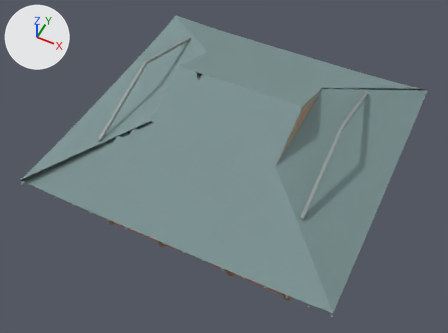
One commit to the glTF model production/zhenguo_wanfo/mvp_v003/full/WANFO_FULL_V003.glb: the scene before it, then after it.
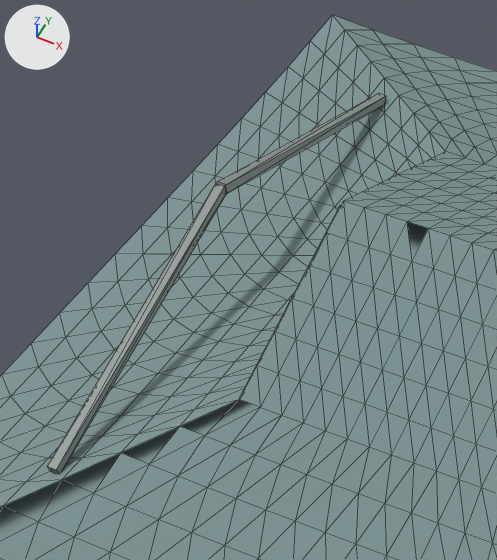
The first picture shows the older version from a 50 mm lens placed at (10398.0, -22522.0, 30272.0), pointed at (-271.0, -1183.0, 3597.0). The close-ups show the older and then the newer version on the part from 19% to 49% of the width and 3% to 50% of the height of that picture. Only the edits that show in the close-ups are written down. The lights are fixed; the arrows at upper left show +X, +Y and +Z. The close-ups show mesh edges as thin lines. Where no turn or scale is listed for an object, it has been applied to the vertices.

The first close-up shows 'TMP_XIESHAN_STITCHED_SURFACE_V002', 'V003_OUTER_BENT_RAFTER_N_W', 'V003_OUTER_BENT_RAFTER_S_W' and 1 more.
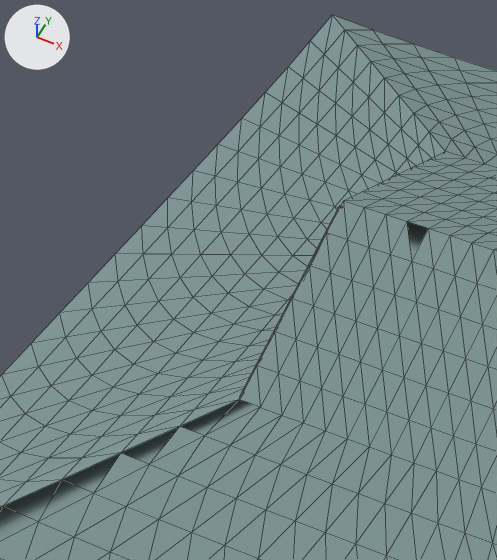
What differs and where, as boxes (x1, y1, x2, y2) in the close-ups (497 x 560 px):
```json
{"object": "V003_OUTER_BENT_RAFTER_S_W", "change": "deleted", "before": [47, 184, 226, 473]}
{"object": "V003_OUTER_BENT_RAFTER_N_W", "change": "deleted", "before": [217, 93, 386, 194]}
```

The change, as JSON lines over the scene's bpy script:
```json
{"op": "remove", "block": "ob_v003_outer_bent_rafter_n_w", "code": ["ob_v003_outer_bent_rafter_n_w = bpy.data.objects.new('V003_OUTER_BENT_RAFTER_N_W', me_cube_486)", "ob_v003_outer_bent_rafter_n_w.location = (-5738.0, 2486.0, 7515.0)"]}
{"op": "remove", "block": "ob_v003_outer_bent_rafter_s_w", "code": ["ob_v003_outer_bent_rafter_s_w = bpy.data.objects.new('V003_OUTER_BENT_RAFTER_S_W', me_cube_487)", "ob_v003_outer_bent_rafter_s_w.location = (-5738.0, -2486.0, 7515.0)"]}
```
